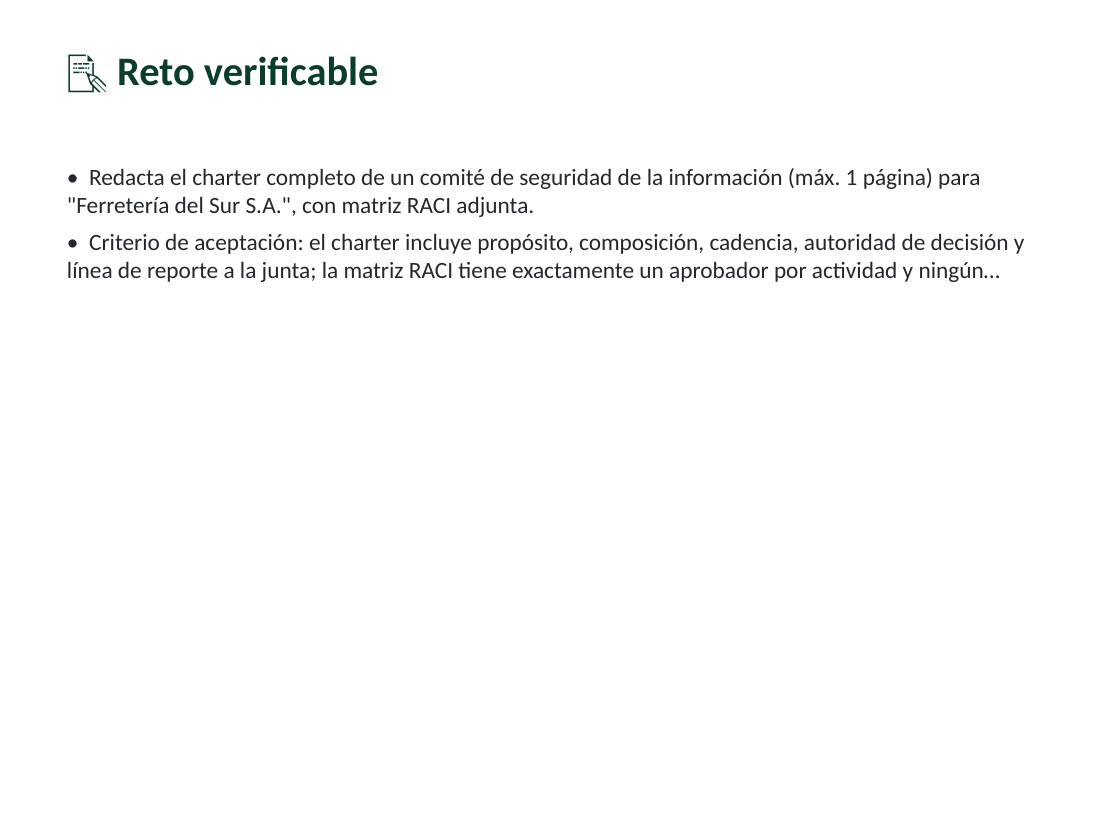
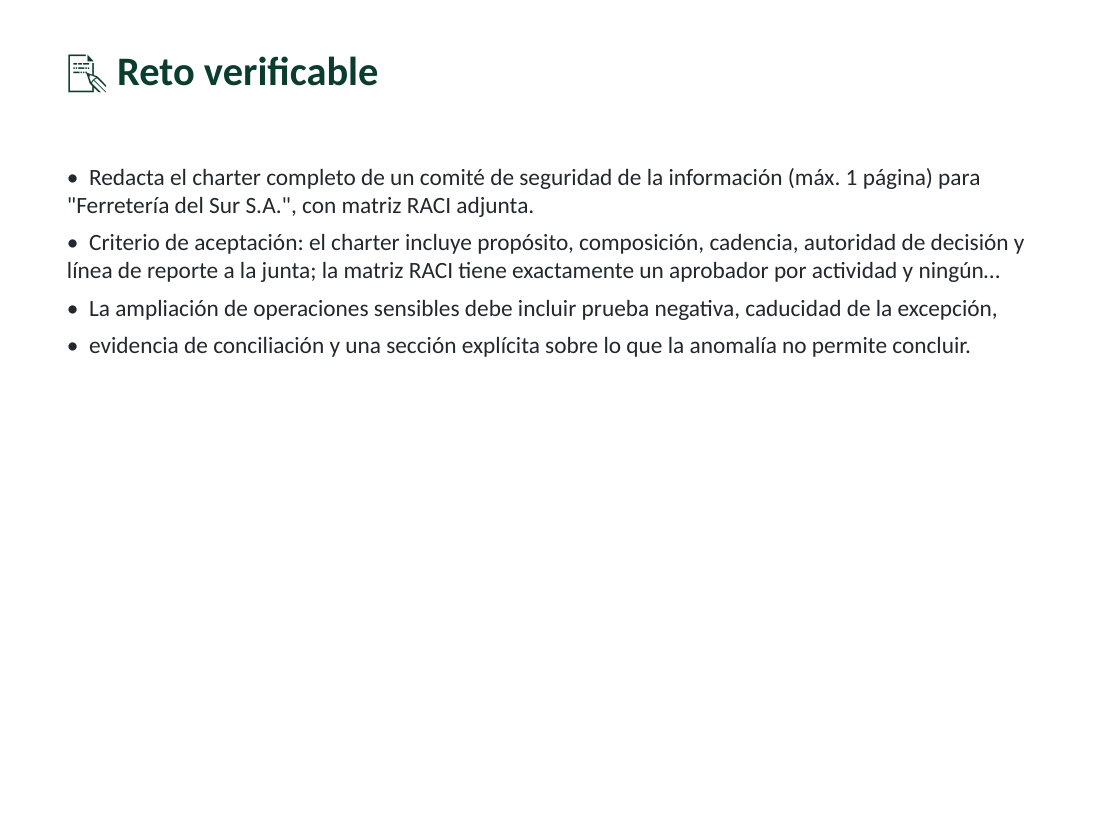
Before and after one commit to vladimiracunadev-create/modern-cybersecurity-program, a slide deck: slide 12 of classes/parte-14-grc-riesgo-y-cumplimiento/276-gobernanza-de-la-seguridad-de-la-informacion/clase-276-presentacion.pptx. Drawn at 1120x840 pixels with LibreOffice and Linux fonts; fonts in the diff are those of the drawing. Boxes give left, top, right and bottom in pixels: in the first picture for what was removed or moved away, otherwise in the second. Text is boxed around its words. In the diff, an @@ line names an element or a change of style, - is before the commit and + after.

```diff
--- a/classes/parte-14-grc-riesgo-y-cumplimiento/276-gobernanza-de-la-seguridad-de-la-informacion/clase-276-presentacion.pptx
+++ b/classes/parte-14-grc-riesgo-y-cumplimiento/276-gobernanza-de-la-seguridad-de-la-informacion/clase-276-presentacion.pptx
@@ text at (x1=89, y1=299, x2=998, y2=357): paragraphs added @@
+• La ampliación de operaciones sensibles debe incluir prueba negativa, caducidad de la excepción,
+• evidencia de conciliación y una sección explícita sobre lo que la anomalía no permite concluir.
```
Also in this commit, not shown: 6 other slides changed, 2 slides added, 1 slide removed, 36 other files.
